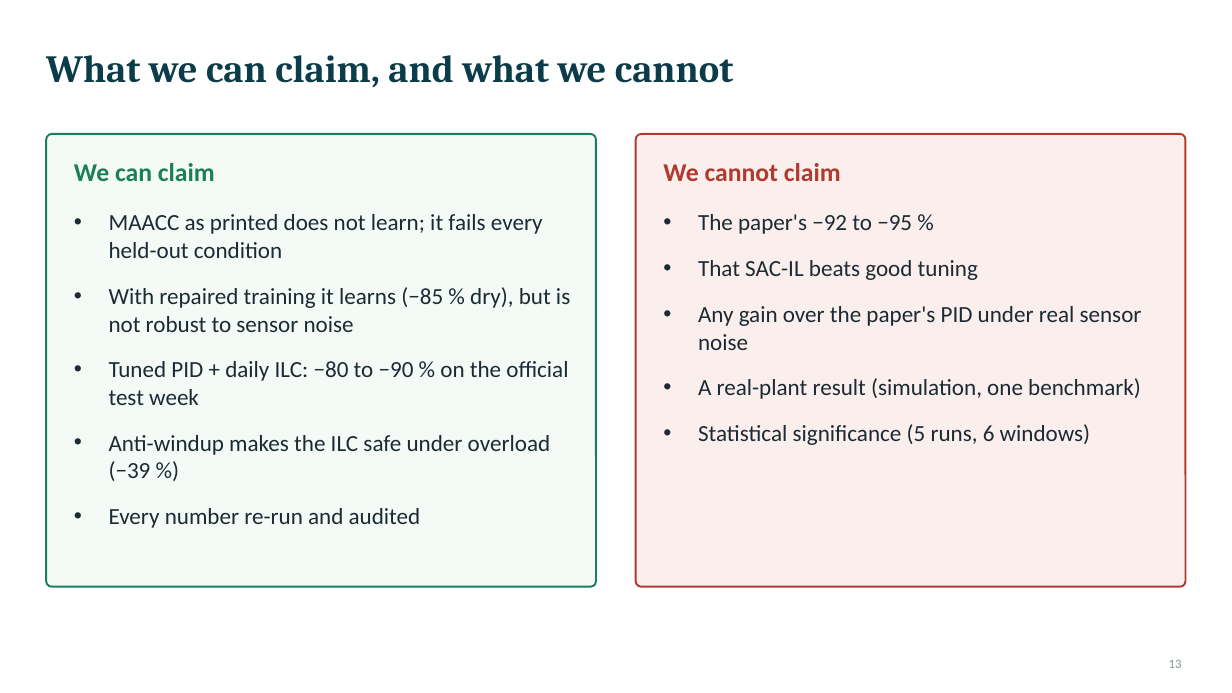
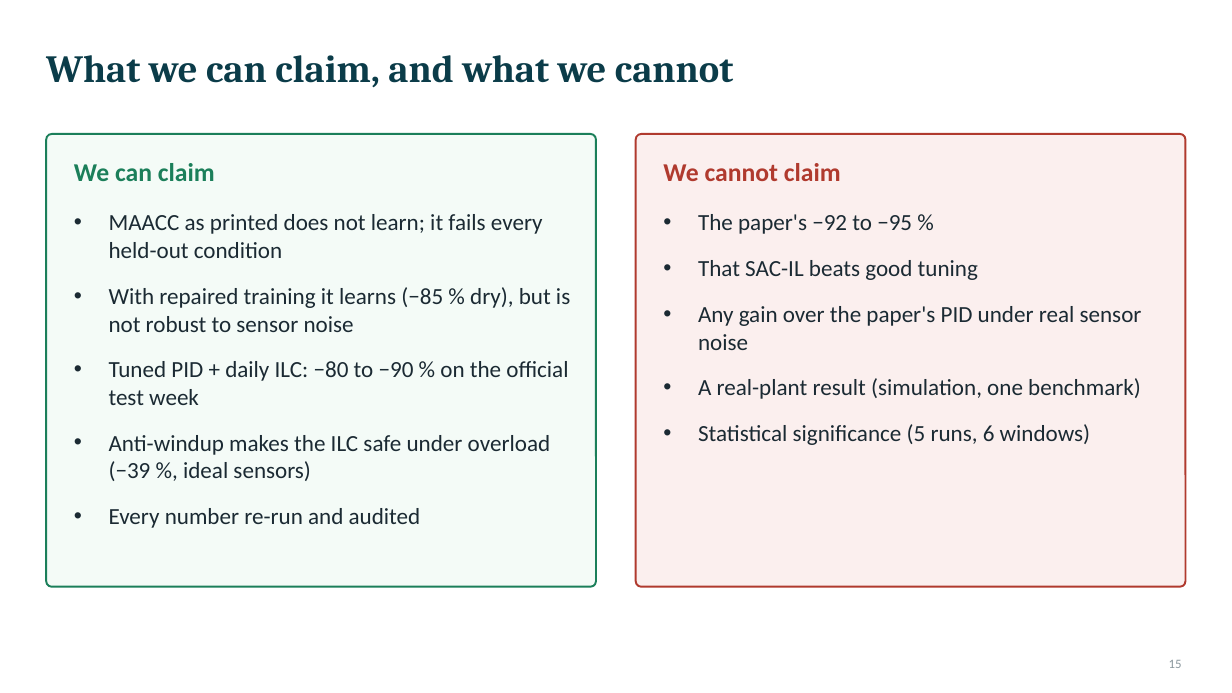
Before and after one commit to Amritha902/water_resource, a slide deck: slide 15 of docs/Paper1_Architecture_Deck.pptx (slide 13 before the commit). Drawn at 1232x693 pixels with LibreOffice and Linux fonts; fonts in the diff are those of the drawing. Boxes give left, top, right and bottom in pixels: in the first picture for what was removed or moved away, otherwise in the second. Text is boxed around its words. In the diff, an @@ line names an element or a change of style, - is before the commit and + after.

```diff
--- a/docs/Paper1_Architecture_Deck.pptx
+++ b/docs/Paper1_Architecture_Deck.pptx
@@ text at [109,435,550,481]: text changed @@
-• Anti-windup makes the ILC safe under overload (−39 %)
+• Anti-windup makes the ILC safe under overload (−39 %, ideal sensors)
```
Also in this commit, not shown: 4 other slides changed, 4 slides added, 2 slides removed, 5 other files.
